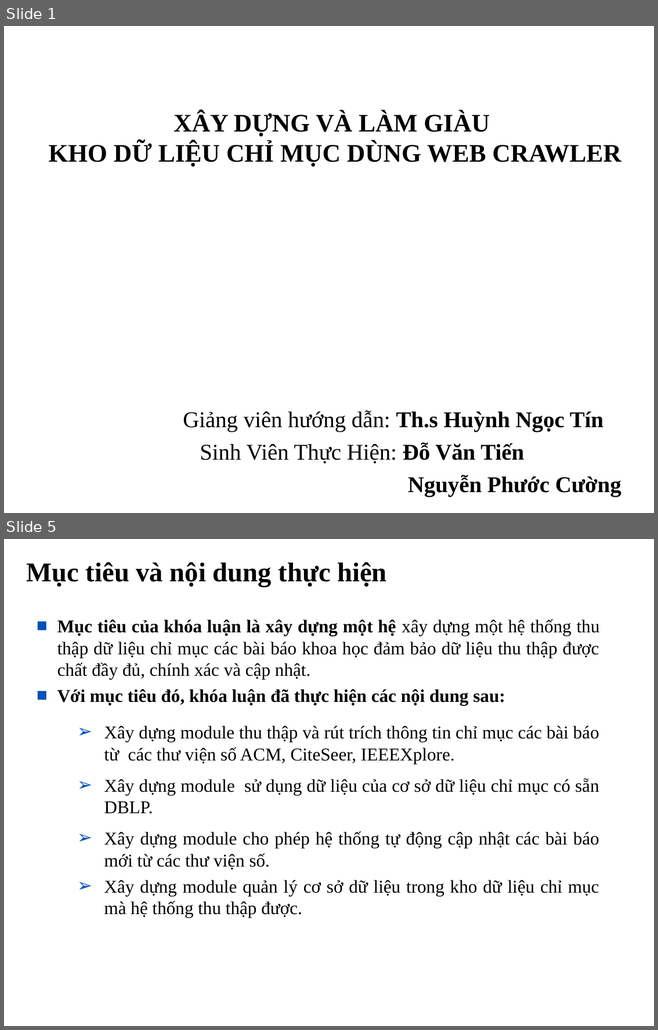
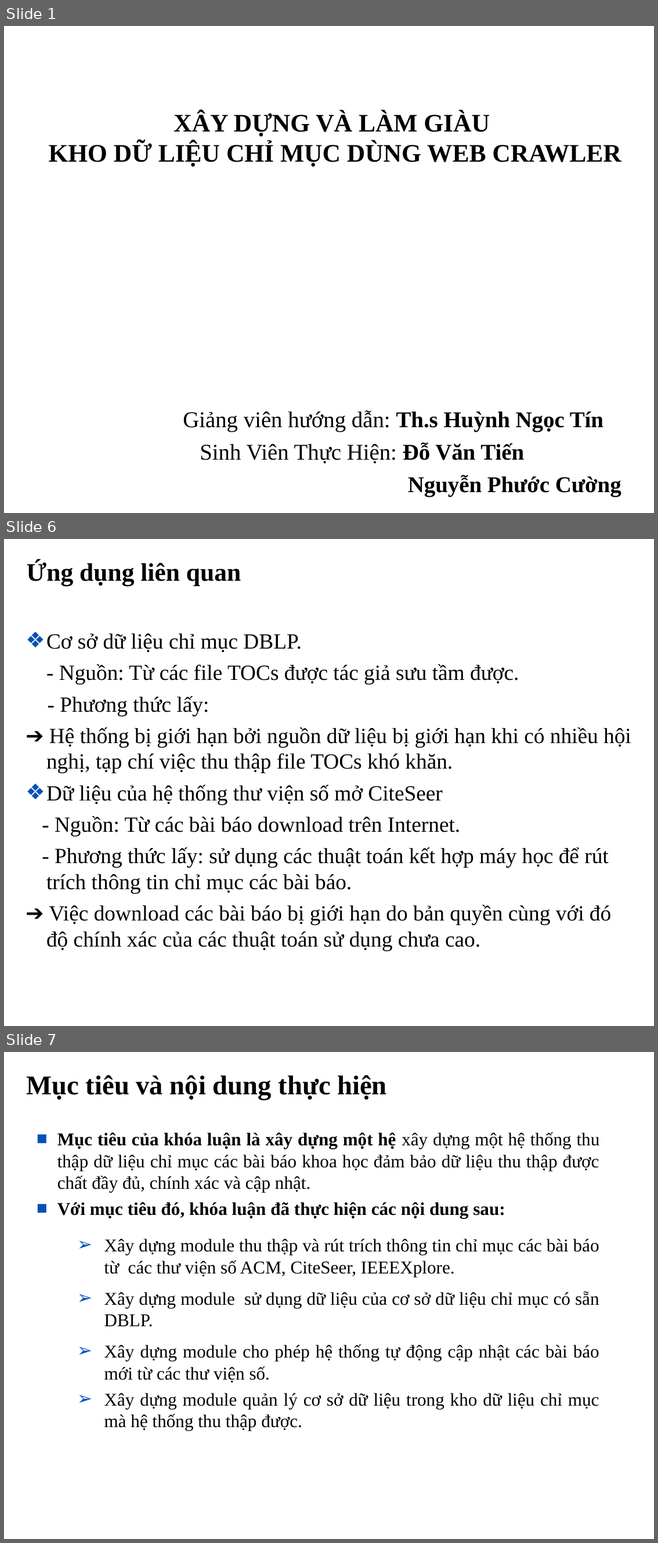
Before and after one commit to tiendv/detaitotnghiep, a slide deck: Report/Bao cao khoa luan/Trinh bay bao cao.ppt. Shown one above the other, each under a label of ours: slides 1 and 5 before the commit, slides 1, 6 and 7 after it; the slides between them are not shown. The pictures are 658x1030 and 658x1543 pixels, drawn with LibreOffice and Linux fonts; fonts in the diff are those of the drawing; background and template pictures are left out. Boxes give left, top, right and bottom in pixels: in the first picture for what was removed or moved away, otherwise in the second. Text is boxed around its words. In the diff, an @@ line names an element or a change of style, - is before the commit and + after.

```diff
--- a/Report/Bao cao khoa luan/Trinh bay bao cao.ppt
+++ b/Report/Bao cao khoa luan/Trinh bay bao cao.ppt
@@ slide 6 added at <box>4,539,654,1026</box>, background #FFFFFF @@
@@ title added at <box>27,561,241,586</box>, 28 pt, text #000000, bold @@
+Ứng dụng liên quan
@@ text added at <box>46,634,631,951</box>, 24 pt, text #000000 @@
+❖ Cơ sở dữ liệu chỉ mục DBLP.
+- Nguồn: Từ các file TOCs được tác giả sưu tầm được.
+- Phương thức lấy:
+➔ Hệ thống bị giới hạn bởi nguồn dữ liệu bị giới hạn khi có nhiều hội nghị, tạp chí việc thu thập file TOCs khó khăn.
+❖ Dữ liệu của hệ thống thư viện số mở CiteSeer
+- Nguồn: Từ các bài báo download trên Internet.
+- Phương thức lấy: sử dụng các thuật toán kết hợp máy học để rút trích thông tin chỉ mục các bài báo.
+➔ Việc download các bài báo bị giới hạn do bản quyền cùng với đó độ chính xác của các thuật toán sử dụng chưa cao.
@@ rectangle added at <box>4,994,496,1026</box>, fill #FFFFFF, outline #FFFFFF 0.74 pt @@
@@ what was slide 5 is now slide 7 @@
```
Also in this commit, not shown: 3 slides changed, 3 other slides added, 5 slides removed.
